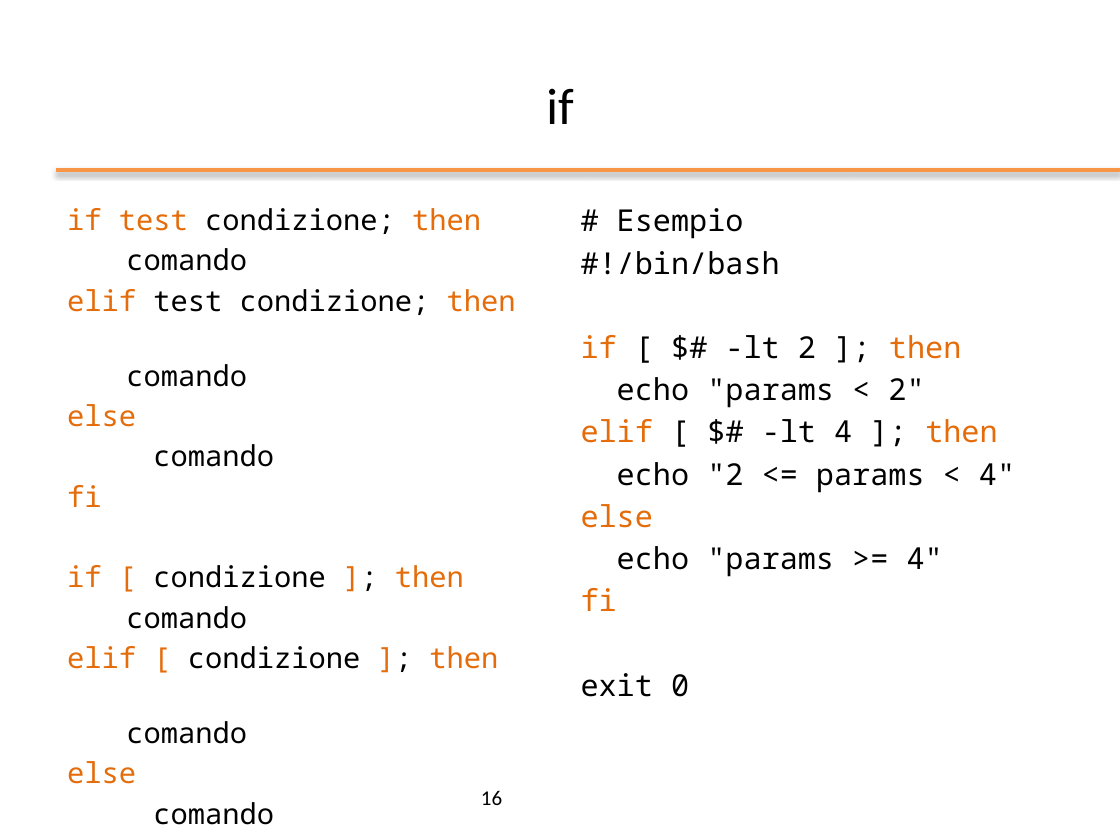
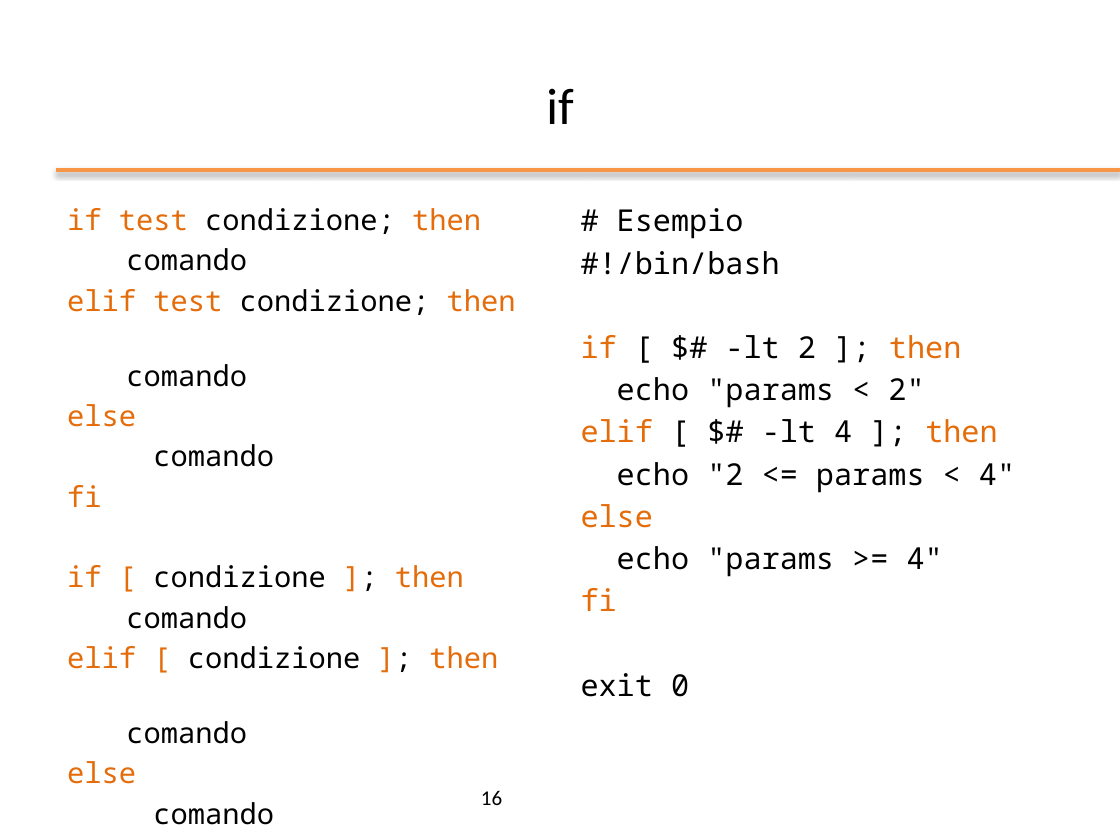
Before and after one commit to nbicocchi/operatingsystemsbsc, a slide deck: slide 16 of slides/ppt/03_Bash Scripting.pptx. Drawn at 1120x840 pixels with LibreOffice and Linux fonts; fonts in the diff are those of the drawing; background and template pictures are left out. Boxes give left, top, right and bottom in pixels: in the first picture for what was removed or moved away, otherwise in the second. Text is boxed around its words. In the diff, an @@ line names an element or a change of style, - is before the commit and + after.

```diff
--- a/slides/ppt/03_Bash Scripting.pptx
+++ b/slides/ppt/03_Bash Scripting.pptx
@@ text at (67,289,516,315): text colour #000000 to #E46C0A in "test" @@
```
Also in this commit, not shown: 1 other slide changed, 3 slides added, 3 other files.
